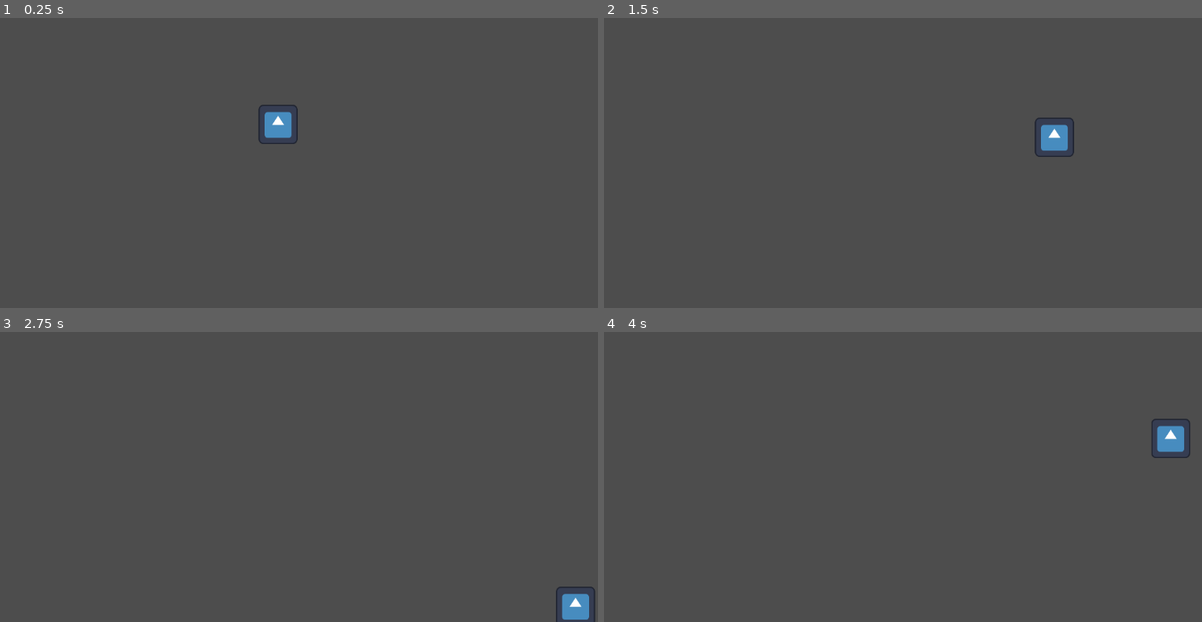
Above: before the commit, frames 1-4 (two rows, left to right).
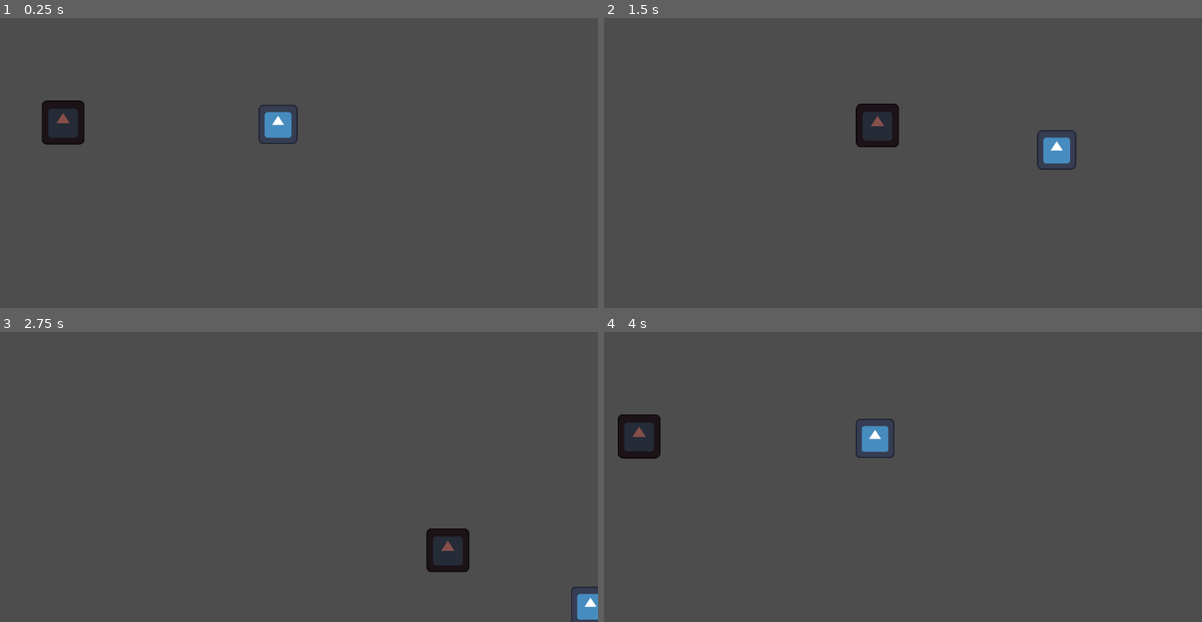
Above: after the commit, the same moments.

Repository: vickraz/testing_ht26
Game: Godot game, scene res://level.tscn
Two runs of this game, one before a commit and one after it. Both use one fixed random seed, a clock stepped at 60 frames per second and the inputs below. The engine's default icon, where the game draws it, is replaced by a stand-in: a white triangle on a blue panel in a dark square.
Inputs:
- Up to frame 1 (0.25 s): no input
- Up to frame 2 (1.5 s): hold Right (ui_right) 0.53-1.28 s; hold Down (ui_down) from 1.28 s (still down)
- Up to frame 3 (2.75 s): release Down (ui_down) at 2.03 s; hold Right (ui_right) from 2.03 s (still down)
- Up to frame 4 (4 s): release Right (ui_right) at 2.78 s; hold Up (ui_up) 2.78-3.53 s; hold Left (ui_left) from 3.53 s (still down)

The runs differ from the first frame. In frame 1, 1.1% of the frame differs, in the area x 7-15%, y 28-44%; in frame 2, 1.8%; in frame 3, 1.5%; in frame 4, 2.1%, in the area x 2-98%, y 28-44%.

Commit message:
Enemy added

Diff:
--- /dev/null
+++ b/testspel/enemy.gd
@@ -0,0 +1,18 @@
+extends CharacterBody2D
+
+
+const SPEED = 300
+
+#En referens till spelarscenen, sätts av föräldern
+var player: Player
+
+func _physics_process(delta: float) -> void:
+	if player:
+		var dir: Vector2 = global_position.direction_to(player.global_position)
+		velocity = dir * SPEED
+		move_and_slide()
+
+
+func _on_player_detect_area_body_entered(body: Node2D) -> void:
+	if body is Player:
+		body.die()
--- /dev/null
+++ b/testspel/enemy.tscn
@@ -0,0 +1,33 @@
+[gd_scene load_steps=5 format=3 uid="uid://b4svndiycg3h2"]
+
+[ext_resource type="Script" uid="uid://bsuvy76la4nw5" path="res://enemy.gd" id="1_4gyqm"]
+[ext_resource type="Texture2D" uid="uid://b2jt4bv0ya33o" path="res://icon.svg" id="1_7k104"]
+
+[sub_resource type="RectangleShape2D" id="RectangleShape2D_4gyqm"]
+size = Vector2(55, 57)
+
+[sub_resource type="RectangleShape2D" id="RectangleShape2D_qi2p4"]
+size = Vector2(63, 68)
+
+[node name="Enemy" type="CharacterBody2D"]
+collision_layer = 2
+script = ExtResource("1_4gyqm")
+
+[node name="Sprite2D" type="Sprite2D" parent="."]
+modulate = Color(0.526761, 0.309723, 0.29049, 1)
+scale = Vector2(0.6, 0.614)
+texture = ExtResource("1_7k104")
+
+[node name="CollisionShape2D" type="CollisionShape2D" parent="."]
+position = Vector2(-0.5, 0.5)
+shape = SubResource("RectangleShape2D_4gyqm")
+
+[node name="PlayerDetectArea" type="Area2D" parent="."]
+collision_layer = 0
+
+[node name="CollisionShape2D" type="CollisionShape2D" parent="PlayerDetectArea"]
+position = Vector2(-0.5, 0)
+shape = SubResource("RectangleShape2D_qi2p4")
+debug_color = Color(0.248283, 0.622045, 0.381457, 0.42)
+
+[connection signal="body_entered" from="PlayerDetectArea" to="." method="_on_player_detect_area_body_entered"]
--- /dev/null
+++ b/testspel/level.gd
@@ -0,0 +1,11 @@
+extends Node2D
+
+
+# Called when the node enters the scene tree for the first time.
+func _ready() -> void:
+	$Enemy.player = $Player #Enemys referens till spelaren sätts
+	$Player.connect("dead", _on_player_dead)
+
+
+func _on_player_dead() -> void:
+	get_tree().reload_current_scene()
--- a/testspel/level.tscn
+++ b/testspel/level.tscn
@@ -1,8 +1,14 @@
-[gd_scene load_steps=2 format=3 uid="uid://bq4fjs7rlypen"]
+[gd_scene load_steps=4 format=3 uid="uid://bq4fjs7rlypen"]
 
+[ext_resource type="Script" uid="uid://du7v7n20naypo" path="res://level.gd" id="1_oi3di"]
 [ext_resource type="PackedScene" uid="uid://cppkc4b1h2r81" path="res://player.tscn" id="1_u52ul"]
+[ext_resource type="PackedScene" uid="uid://b4svndiycg3h2" path="res://enemy.tscn" id="2_vonw3"]
 
 [node name="Level" type="Node2D"]
+script = ExtResource("1_oi3di")
 
 [node name="Player" parent="." instance=ExtResource("1_u52ul")]
 position = Vector2(582, 320)
+
+[node name="Enemy" parent="." instance=ExtResource("2_vonw3")]
+position = Vector2(124, 316)
--- a/testspel/player.gd
+++ b/testspel/player.gd
@@ -1,15 +1,25 @@
 extends CharacterBody2D
-
 class_name Player
 
+#Signal för att meddela ett annat skript att spelaren är död
+signal dead
+
 const MAX_SPEED = 400
-const ACC = 1500
+const ACC = 3000
 
 #Godots spelloop: anropas automatiskt av spelmotorn 60ggr/sekund.
 func _physics_process(delta: float) -> void:
 
-	var direction = Input.get_vector("ui_left", "ui_right", "ui_up", "ui_down")
+	var direction: Vector2 = Input.get_vector("ui_left", "ui_right", "ui_up", "ui_down")
 
+	#velocity är en egenskap som tillhör Characterbody. Representerar dess rörelsevektor
 	velocity = velocity.move_toward(direction*MAX_SPEED, ACC*delta)
+	#velocity = direction * MAX_SPEED
 
+	#Inbuyggd rörelsefunktioon: rörelse utförs enligt velocity-vektor och hanterar kollisioner automatiskt
 	move_and_slide()
+
+func die() -> void:
+	#Funktion som antopas av en enemy då spelaren är tagen
+	hide()
+	emit_signal("dead")
--- a/testspel/player.tscn
+++ b/testspel/player.tscn
@@ -7,6 +7,7 @@
 size = Vector2(55, 56)
 
 [node name="Player" type="CharacterBody2D"]
+collision_mask = 2
 script = ExtResource("1_onrkg")
 
 [node name="Sprite2D" type="Sprite2D" parent="."]
--- a/testspel/project.godot
+++ b/testspel/project.godot
@@ -15,6 +15,11 @@
 config/features=PackedStringArray("4.4", "GL Compatibility")
 config/icon="res://icon.svg"
 
+[layer_names]
+
+2d_physics/layer_1="Player"
+2d_physics/layer_2="Enemy"
+
 [rendering]
 
 renderer/rendering_method="gl_compatibility"
Not shown, added: testspel/enemy.gd.uid
Not shown, added: testspel/level.gd.uid
